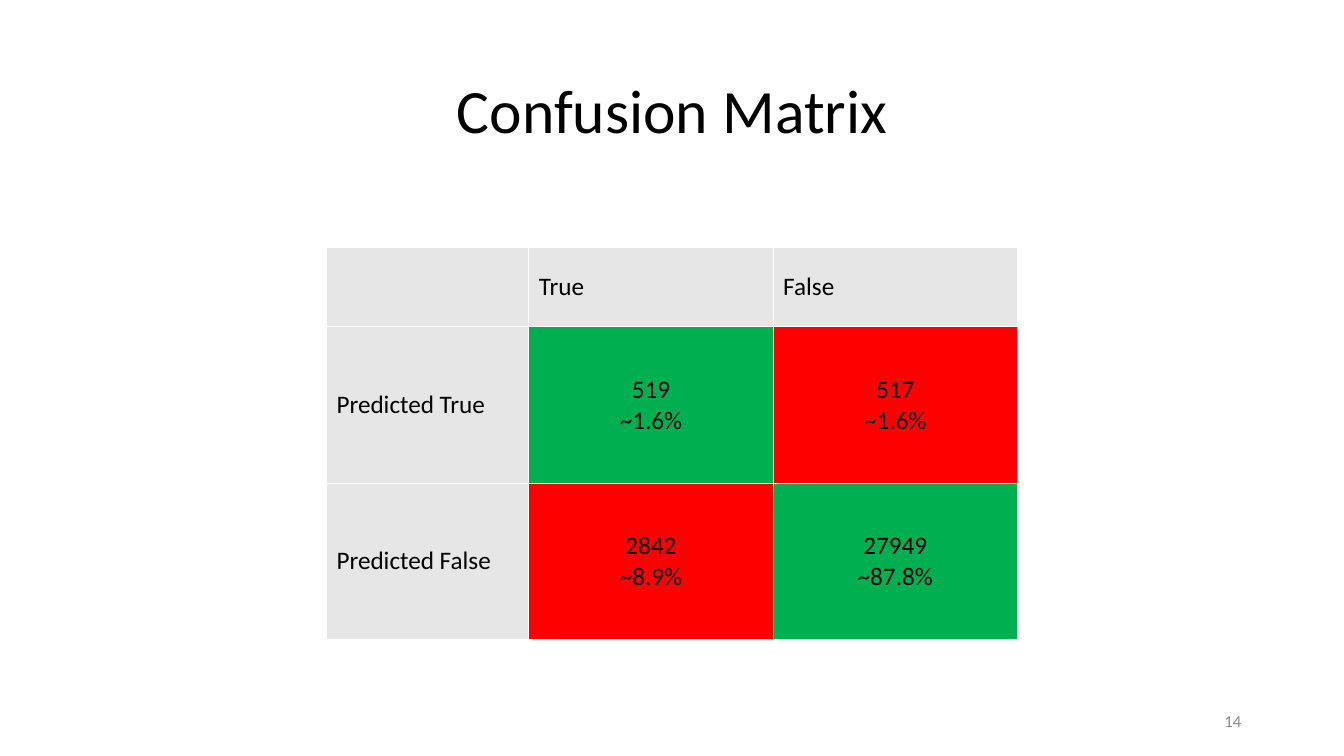
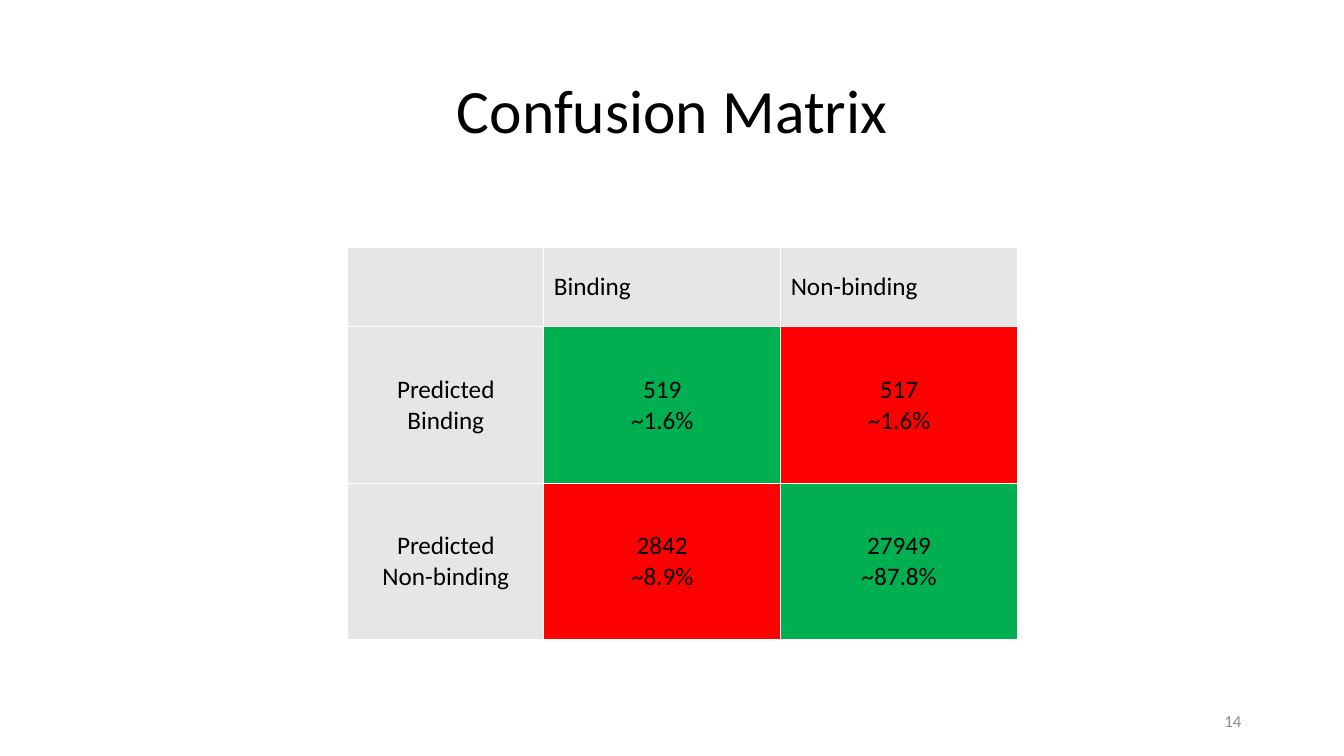
Before and after one commit to paulhager/ProteinPrediction1, a slide deck: slide 14 of BLOSUM_scorescompared to single SNAP scores.pptx. Drawn at 1344x756 pixels with LibreOffice and Linux fonts; fonts in the diff are those of the drawing; background and template pictures are left out. Boxes give left, top, right and bottom in pixels: in the first picture for what was removed or moved away, otherwise in the second. Text is boxed around its words. In the diff, an @@ line names an element or a change of style, - is before the commit and + after.

```diff
--- a/BLOSUM_scorescompared to single SNAP scores.pptx
+++ b/BLOSUM_scorescompared to single SNAP scores.pptx
@@ table at box(348, 248, 1018, 640) @@
-row 1, column 2: True
+row 1, column 2: Binding
-row 1, column 3: False
+row 1, column 3: Non-binding
-row 2, column 1: Predicted True
+row 2, column 1: Predicted Binding
-row 3, column 1: Predicted False
+row 3, column 1: Predicted / Non-binding
@@ table: place and size @@
-table at box(327, 248, 1017, 640)
+table at box(348, 248, 1018, 640)
```
Also in this commit, not shown: 2 other slides changed, 2 slides added, 1 slide removed, 1 other file.
